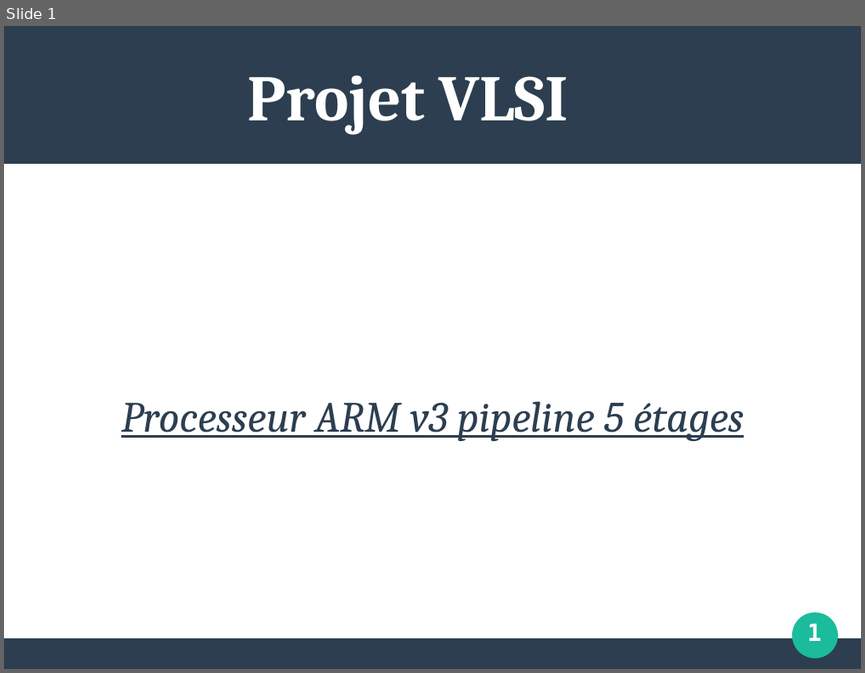
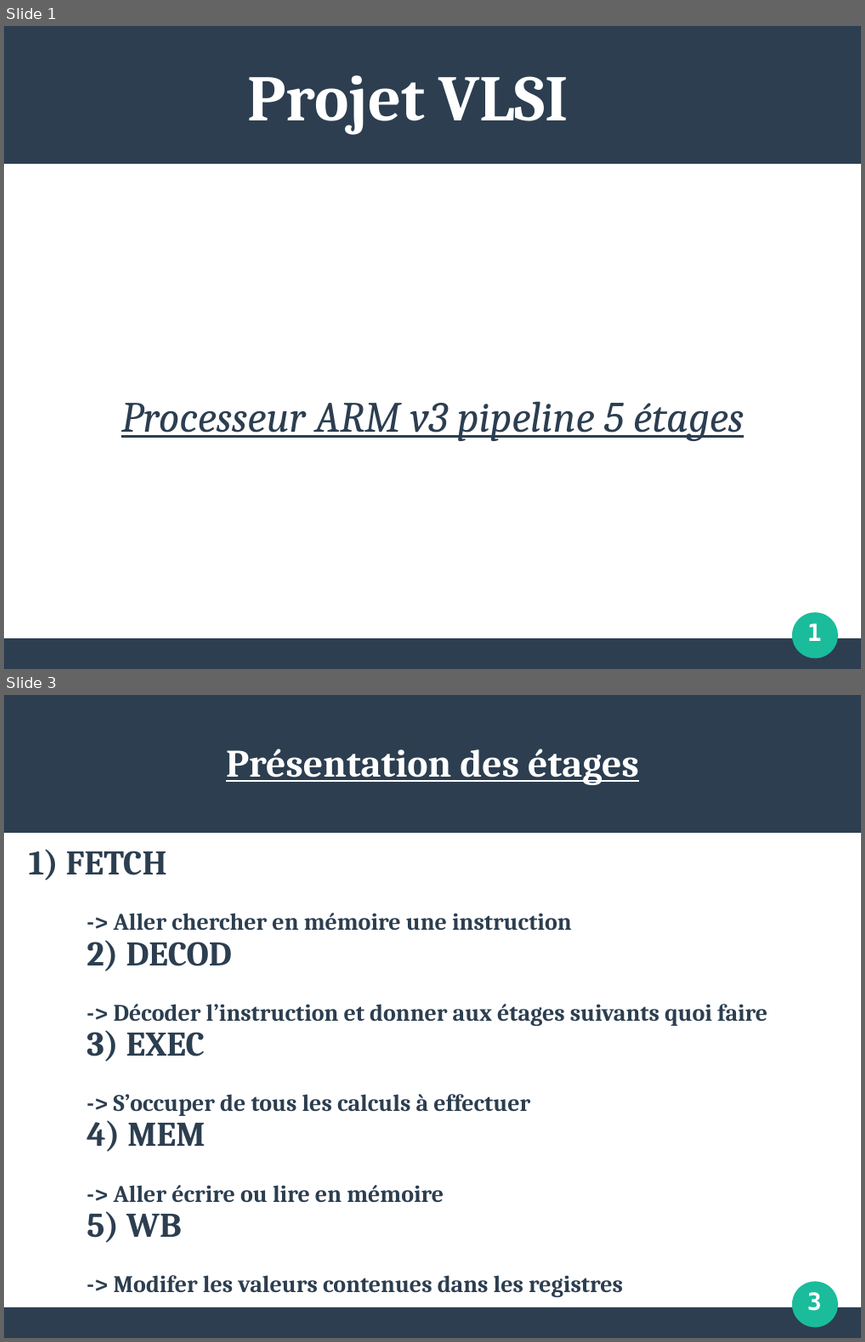
Before and after one commit to maximouth/VHDL, a slide deck: presentation1.odp. Shown one above the other, each under a label of ours: slide 1 before the commit, slides 1 and 3 after it; the slides between them are not shown. The pictures are 865x673 and 865x1342 pixels, drawn with LibreOffice and Linux fonts; fonts in the diff are those of the drawing. Boxes give left, top, right and bottom in pixels: in the first picture for what was removed or moved away, otherwise in the second. Text is boxed around its words. In the diff, an @@ line names an element or a change of style, - is before the commit and + after.

```diff
--- a/presentation1.odp
+++ b/presentation1.odp
@@ slide 3 added at <box>4,695,861,1338</box>, background #FFFFFF; not listed: 3 template elements that a slide beside it also shows @@
@@ title added at <box>226,749,639,785</box>, 36 pt, text #FFFFFF, bold, underline @@
+Présentation des étages
@@ text added at <box>29,849,767,1297</box>, 22 pt, text #2C3E50, bold @@
+1) FETCH
+  -> Aller chercher en mémoire une instruction
+2) DECOD
+  -> Décoder l’instruction et donner aux étages suivants quoi faire
+3) EXEC
+  -> S’occuper de tous les calculs à effectuer
+4) MEM
+  -> Aller écrire ou lire en mémoire
+5) WB
+  -> Modifer les valeurs contenues dans les registres
@@ text added at <box>807,1292,822,1310</box>, 22 pt, text #FFFFFF, bold @@
+3
```
Also in this commit, not shown: 6 slides changed, 7 other slides added, 1 other file.
